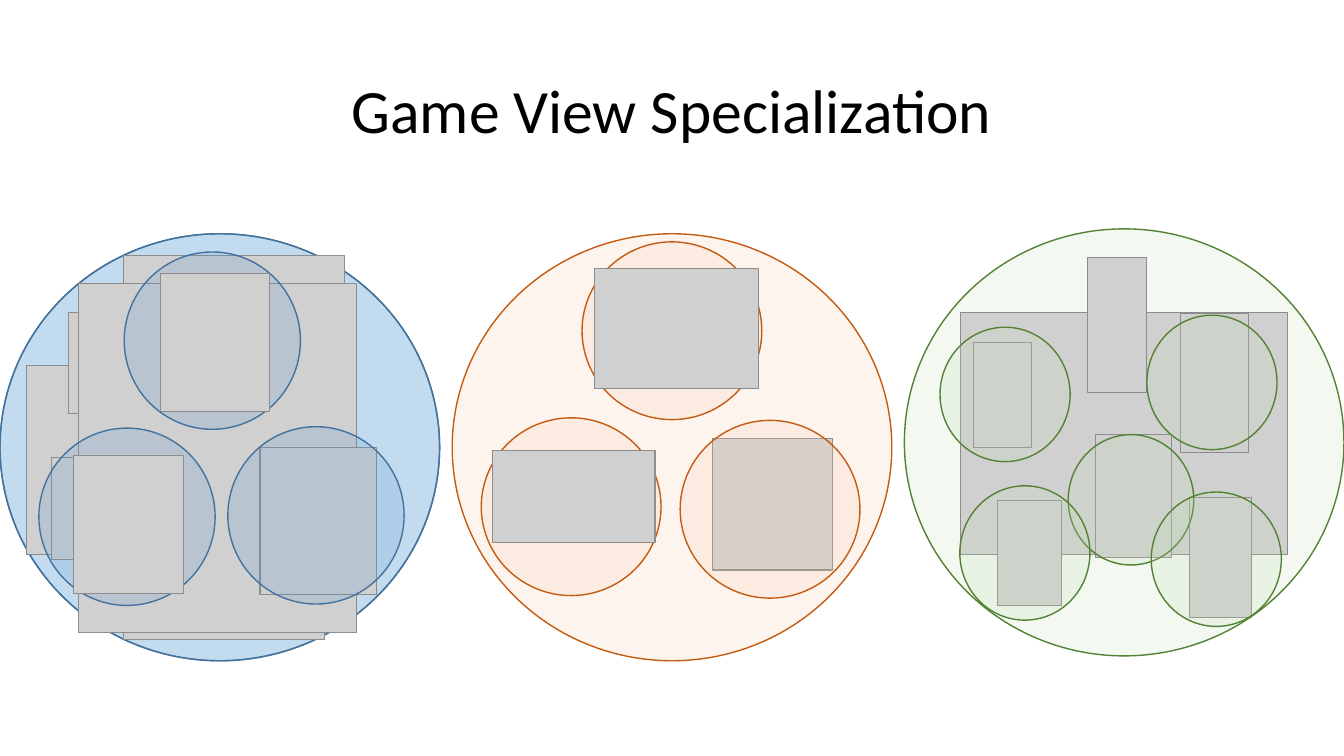
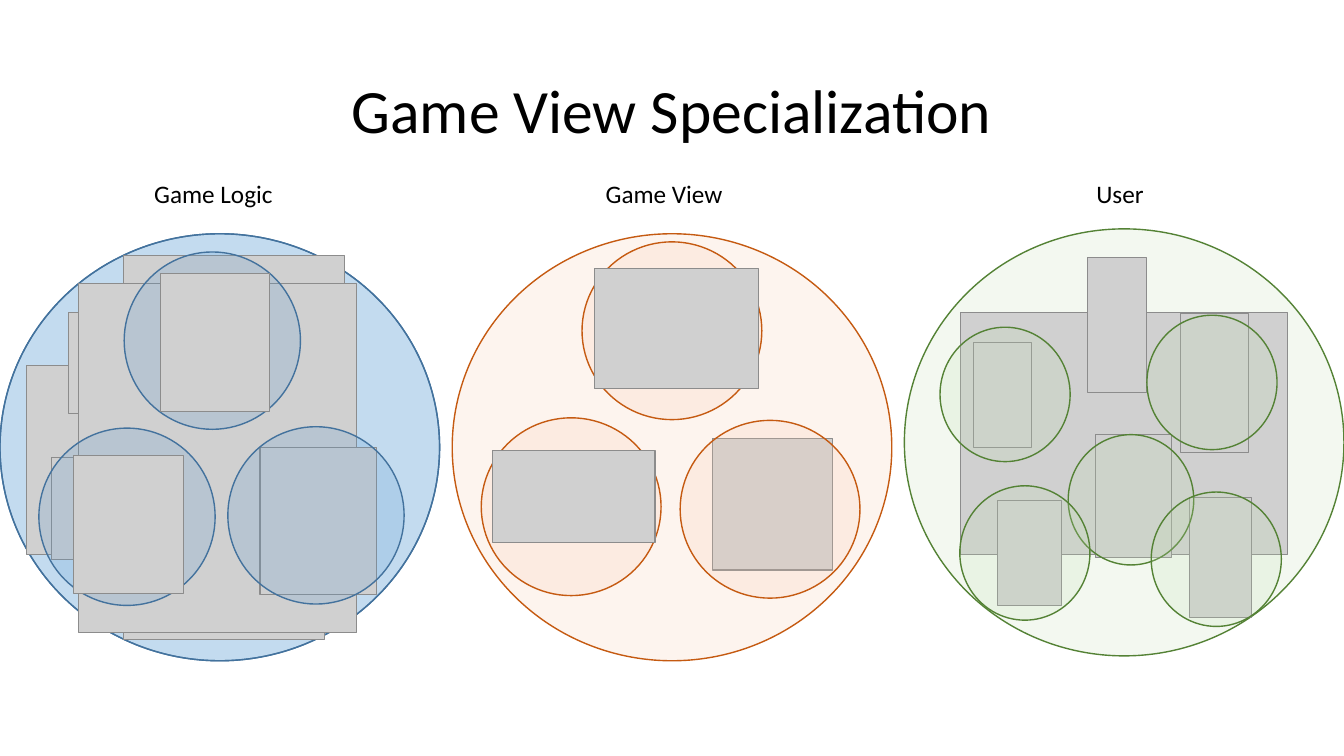
Before and after one commit to francogarcia/uge, a slide deck: slide 45 of doc/UGE in a Nutshell.pptx. Drawn at 1344x756 pixels with LibreOffice and Linux fonts; fonts in the diff are those of the drawing; grey boxes stand for pictures. Boxes give left, top, right and bottom in pixels: in the first picture for what was removed or moved away, otherwise in the second. Text is boxed around its words. In the diff, an @@ line names an element or a change of style, - is before the commit and + after.

```diff
--- a/doc/UGE in a Nutshell.pptx
+++ b/doc/UGE in a Nutshell.pptx
@@ text added at <box>154,185,272,208</box>, 18 pt, text #000000 @@
+Game Logic
@@ text added at <box>606,185,722,203</box>, 18 pt, text #000000 @@
+Game View
@@ text added at <box>1096,186,1143,204</box>, 18 pt, text #000000 @@
+User
```
Also in this commit, not shown: 21 other slides changed.
